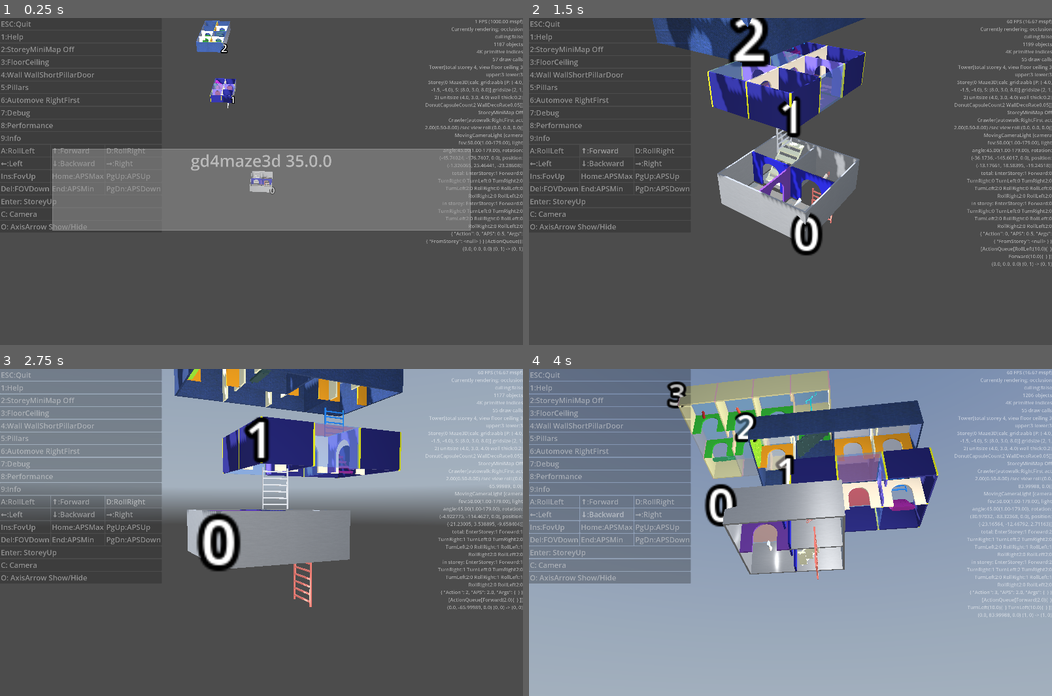
Above: before the commit, frames 1-4 (two rows, left to right).
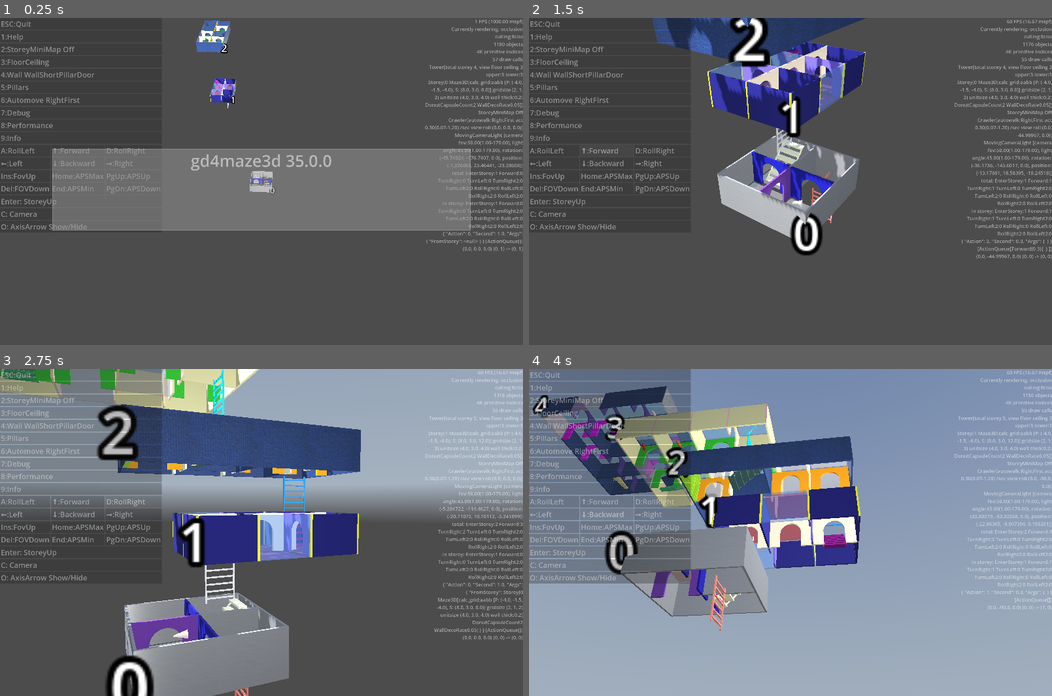
Above: after the commit, the same moments.

Repository: kasworld/gd4maze3d
Game: Godot game, scene res://main.tscn
Two runs of this game, one before a commit and one after it. Both use one fixed random seed, a clock stepped at 60 frames per second and the inputs below. A sky picture missing from this copy of the repository is replaced by a grey-blue gradient.
Inputs:
- Up to frame 1 (0.25 s): no input
- Up to frame 2 (1.5 s): click "A:RollLeft" at 0.5 s; click "↑:Forward" at 1.25 s
- Up to frame 3 (2.75 s): click "D:RollRight" at 2 s
- Up to frame 4 (4 s): click "←:Left" at 2.75 s; click "↓:Backward" at 3.5 s

The runs differ from the first frame. In frame 1, less than 0.1% of the frame differs, in the area x 81-97%, y 7-67%; in frame 2, 1.6%; in frame 3, 34%, in the area x 0-100%, y 0-100%; in frame 4, 32%.
Error after the commit: Invalid call. Nonexistent function 'enqueue_with_speed' in base 'RefCounted (ActionQueue)'. (res://main.gd:191)

Commit message:
APS to action second

Diff:
--- a/crawler/action_queue.gd
+++ b/crawler/action_queue.gd
@@ -19,20 +19,20 @@
 static func make_action_dictionary(a :Action,s :float, args :={}) -> Dictionary:
 	return {
 		"Action":a,
-		"APS":s,
+		"Second":s,
 		"Args":args,
 	}
 
 const QueueLimit = 10
 var queue :Array
-var action_per_second :ClampedFloat
+var action_second :ClampedFloat
 
-## aps :action_per_second = ClampedFloat.new(aps,aps/range_mod,aps*range_mod)
-func _init(aps :float = 1.0, range_mod :float = 2.0) -> void:
-	action_per_second = ClampedFloat.new(aps,aps/range_mod,aps*range_mod)
+## second :action_second = ClampedFloat.new(second,second/range_mod,second*range_mod)
+func _init(second :float = 1.0, range_mod :float = 2.0) -> void:
+	action_second = ClampedFloat.new(second,second/range_mod,second*range_mod)
 
-func rand_act_speed() -> void:
-	action_per_second.rand_clamp()
+func rand_action_second() -> void:
+	action_second.rand_clamp()
 
 func clear() -> void:
 	queue.resize(0)
@@ -44,9 +44,9 @@
 	return queue.pop_front()
 
 func enqueue(a :Action, args :={}) -> ActionQueue:
-	return enqueue_with_speed(a, action_per_second.get_value(), args)
+	return enqueue_with_second(a, action_second.get_value(), args)
 
-func enqueue_with_speed(a :Action,s :float, args :={}) -> ActionQueue:
+func enqueue_with_second(a :Action,s :float, args :={}) -> ActionQueue:
 	queue.push_back(make_action_dictionary(a,s,args))
 	return crop()
 
@@ -58,6 +58,6 @@
 func _to_string() -> String:
 	var rtn := "ActionQueue["
 	for a in queue:
-		rtn += "%s(%.1f)%s " % [ action2str(a.Action), a.APS, a.Args ]
+		rtn += "%s(%.1f)%s " % [ action2str(a.Action), a.Second, a.Args ]
 	rtn += "]"
 	return rtn
--- a/crawler/crawler.gd
+++ b/crawler/crawler.gd
@@ -29,7 +29,7 @@
 	var p2 := st.maze3d.mazepos2storeypos(dst, y)
 	crawler_animation.start_move("ani_move", self,
 		p1, p2,
-		1.0/current_action.APS)
+		current_action.Second)
 
 func start_inter_storey_move_animation(from :Storey, to :Storey, src :Vector2i, dst:Vector2i) -> void:
 	var from_p := from.global_position + from.maze3d.mazepos2storeypos(src, 0)
@@ -39,25 +39,25 @@
 	var p1 := p2 - diff
 	crawler_animation.start_move("ani_move", self,
 		p1, p2,
-		1.0/current_action.APS)
+		current_action.Second)
 
 # rotate y
 func start_turn_animation(rad :float) -> void:
 	crawler_animation.start_rotation("ani_turn", self,
 		rotation, rotation + Vector3(0, rad, 0),
-		1.0/current_action.APS)
+		current_action.Second)
 
 # rotate z
 func start_roll_animation(rad :float) -> void:
 	crawler_animation.start_rotation("ani_roll", self,
 		rotation, rotation + Vector3(0, 0, rad),
-		1.0/current_action.APS)
+		current_action.Second)
 
 func _process(_delta: float) -> void:
 	crawler_animation.handle_animation()
 
 var action_queue :ActionQueue
-var current_action : Dictionary # [Action, APS, Args]
+var current_action : Dictionary # [Action, Second, Args]
 
 var crawler_num :int
 var player_num :int
@@ -83,9 +83,9 @@
 	dir_src = Maze.Dir.North
 	current_action.clear()
 	if n == p_num:
-		action_queue = ActionQueue.new(2,4)
+		action_queue = ActionQueue.new(0.3,4.0)
 	else :
-		action_queue = ActionQueue.new(1,2)
+		action_queue = ActionQueue.new(0.5,2.0)
 	crawler_num = n
 	player_num = p_num
 	$MeshInstance3D.mesh.material.albedo_color = co
@@ -108,7 +108,7 @@
 
 func enter_storey(oldstorye :Storey, st :Storey, pos :Vector2i) -> void:
 	action_queue.clear()
-	action_queue.enqueue_with_speed(ActionQueue.Action.EnterStorey ,1.0/2, {"FromStorey":oldstorye})
+	action_queue.enqueue_with_second(ActionQueue.Action.EnterStorey, 1.0, {"FromStorey":oldstorye})
 	storey = st
 	pos_dst = pos
 	pos_src = pos
@@ -167,7 +167,7 @@
 
 func _to_string() -> String:
 	return "Crawler[autowalk:%s act %s /sec view roll:%s]" % [
-		walk2str(auto_walk_type), action_queue.action_per_second, rotation_degrees,
+		walk2str(auto_walk_type), action_queue.action_second, rotation_degrees,
 		]
 
 func debug_str() -> String:
--- a/main.gd
+++ b/main.gd
@@ -192,16 +192,16 @@
 	player.act_character()
 
 func _on_button_aps_max_pressed() -> void:
-	player.action_queue.action_per_second.set_max()
+	player.action_queue.action_second.set_max()
 
 func _on_button_aps_up_pressed() -> void:
-	player.action_queue.action_per_second.set_up()
+	player.action_queue.action_second.set_up()
 
 func _on_button_aps_min_pressed() -> void:
-	player.action_queue.action_per_second.set_min()
+	player.action_queue.action_second.set_min()
 
 func _on_button_aps_down_pressed() -> void:
-	player.action_queue.action_per_second.set_down()
+	player.action_queue.action_second.set_down()
 
 func _on_button_storey_up_pressed() -> void:
 	enter_next_storey(main_tower.cur_storey)
